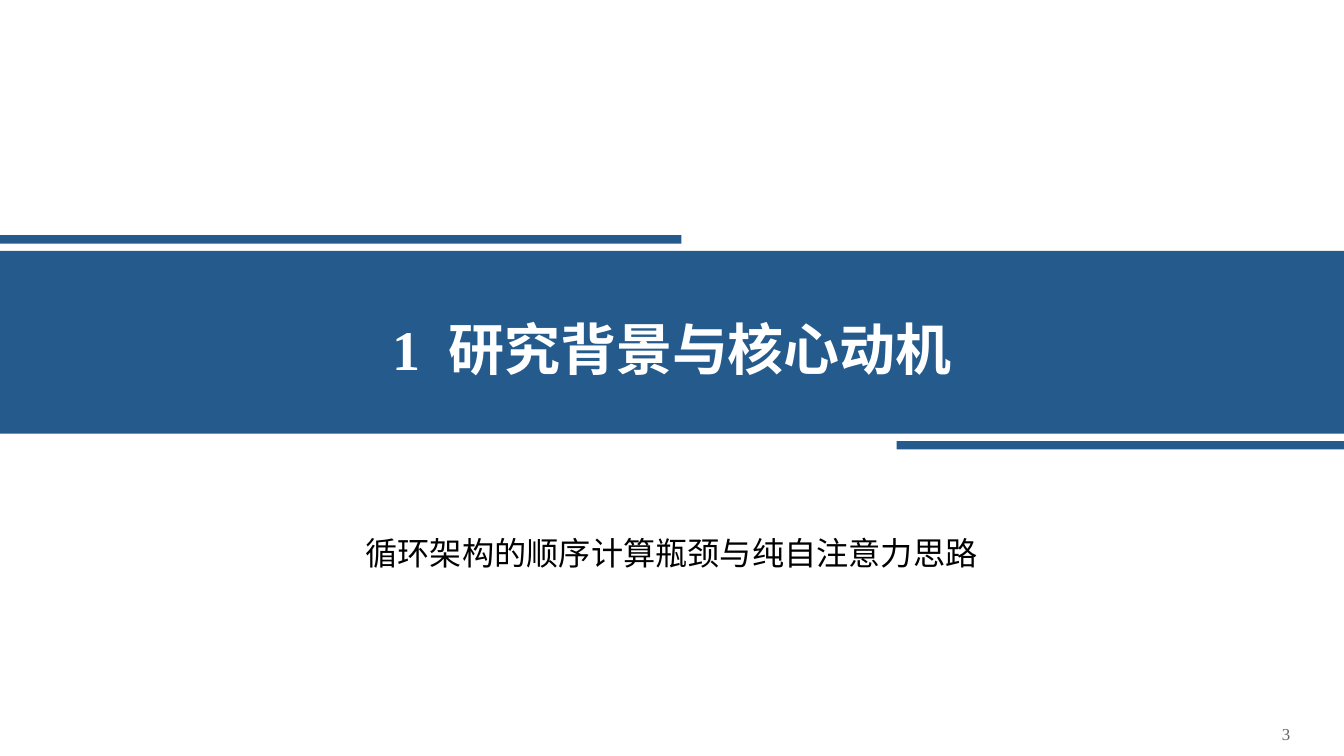
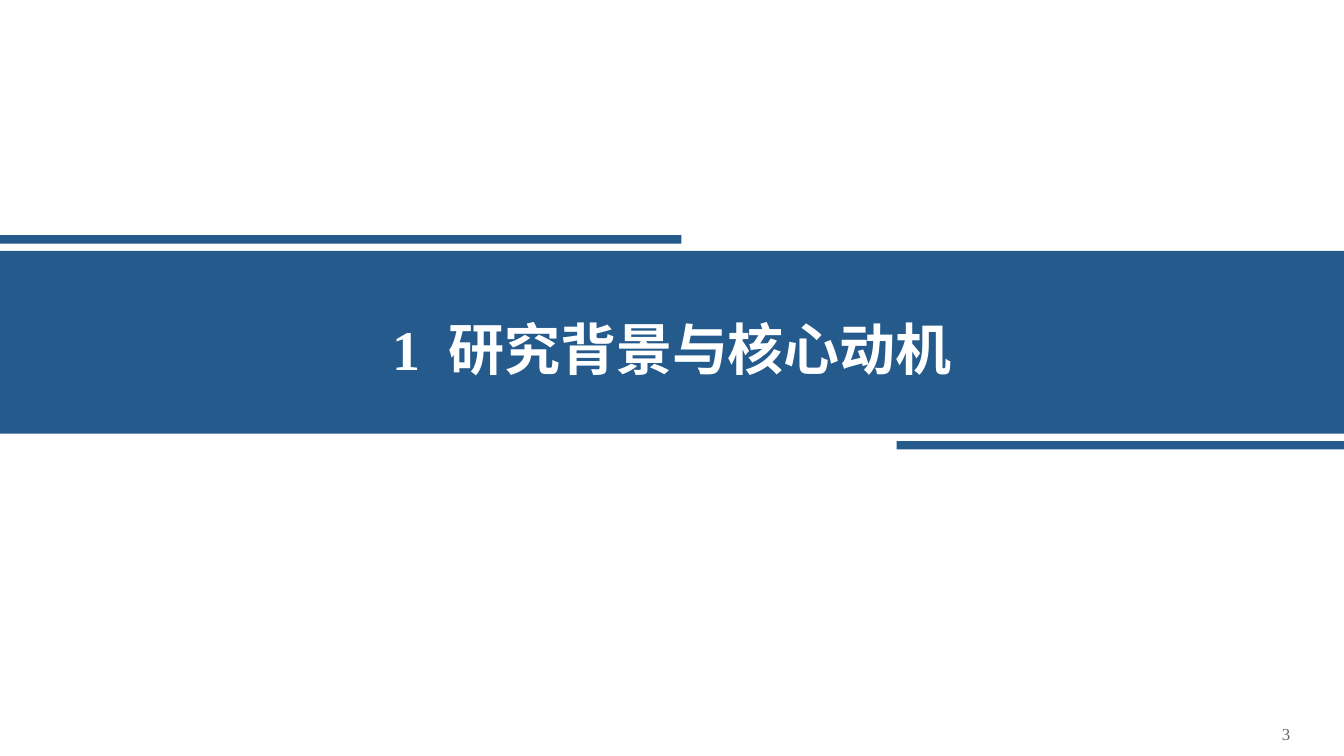
Before and after one commit to Starxy/skills, a slide deck: slide 3 of skills/ppt-craft/assets/academic-blue-template.pptx. Drawn at 1344x756 pixels with LibreOffice and Linux fonts; fonts in the diff are those of the drawing. Boxes give left, top, right and bottom in pixels: in the first picture for what was removed or moved away, otherwise in the second. Text is boxed around its words. In the diff, an @@ line names an element or a change of style, - is before the commit and + after.

```diff
--- a/skills/ppt-craft/assets/academic-blue-template.pptx
+++ b/skills/ppt-craft/assets/academic-blue-template.pptx
@@ text removed at <box>366,537,978,568</box> @@
-循环架构的顺序计算瓶颈与纯自注意力思路
```
Also in this commit, not shown: 16 other slides changed, 1 slide added, 6 other files.
